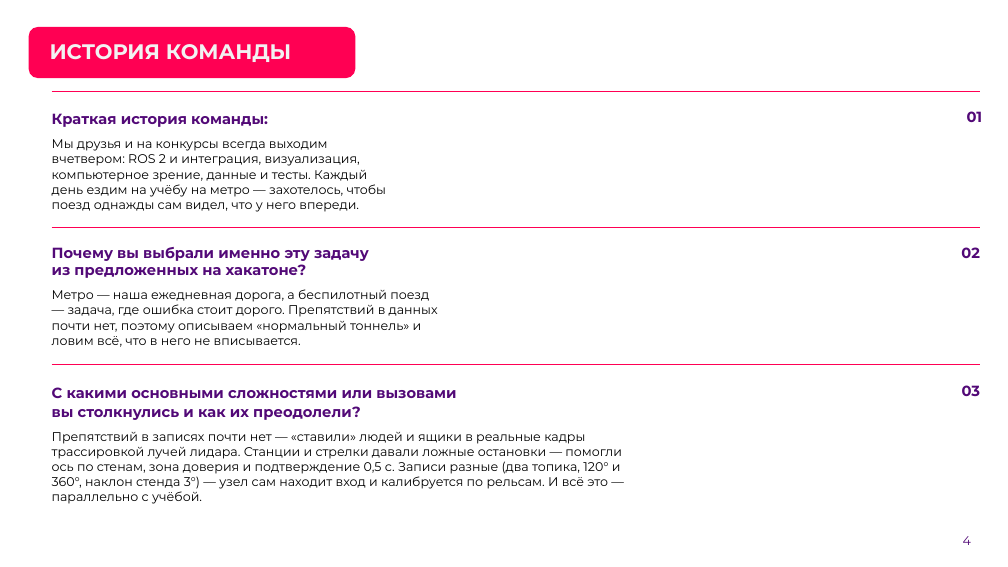
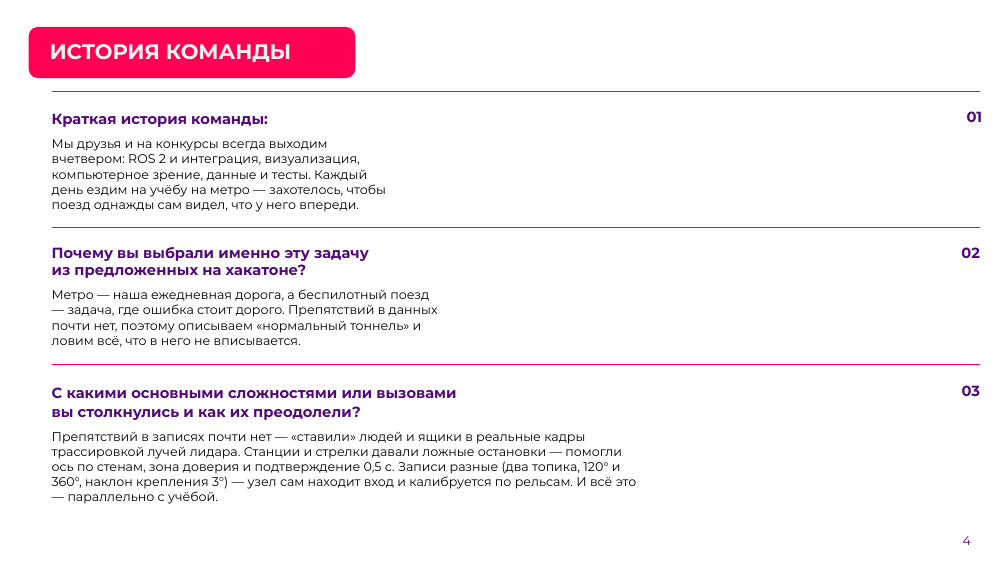
Before and after one commit to pmixay/ReSense, a slide deck: slide 4 of docs/presentation/ReSense_LCT2026.pptx. Drawn at 1008x567 pixels with LibreOffice and Linux fonts; fonts in the diff are those of the drawing; background and template pictures are left out. Boxes give left, top, right and bottom in pixels: in the first picture for what was removed or moved away, otherwise in the second. Text is boxed around its words. In the diff, an @@ line names an element or a change of style, - is before the commit and + after.

```diff
--- a/docs/presentation/ReSense_LCT2026.pptx
+++ b/docs/presentation/ReSense_LCT2026.pptx
@@ text at box(52, 432, 637, 504): text changed @@
-Препятствий в записях почти нет — «ставили» людей и ящики в реальные кадры трассировкой лучей лидара. Станции и стрелки давали ложные остановки — помогли ось по стенам, зона доверия и подтверждение 0,5 с. Записи разные (два топика, 120° и 360°, наклон стенда 3°) — узел сам находит вход и калибруется по рельсам. И всё это — параллельно с учёбой.
+Препятствий в записях почти нет — «ставили» людей и ящики в реальные кадры трассировкой лучей лидара. Станции и стрелки давали ложные остановки — помогли ось по стенам, зона доверия и подтверждение 0,5 с. Записи разные (два топика, 120° и 360°, наклон крепления 3°) — узел сам находит вход и калибруется по рельсам. И всё это — параллельно с учёбой.
```
Also in this commit, not shown: 8 other slides changed, 1 slide added, 2 other files.
